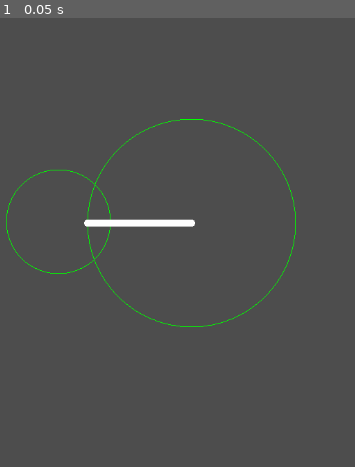
Above: before the commit, frame 1.
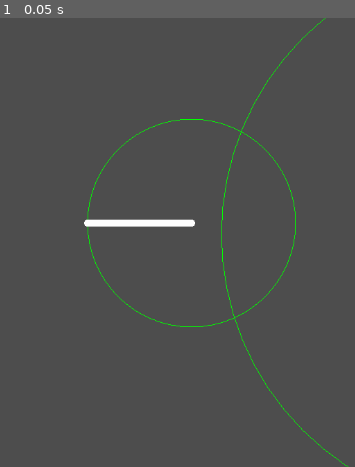
Above: after the commit, the same moment.

Repository: SashaMkrv/godot-4.3-constraint-movement
Game: Godot game, scene res://example-motion/scenes/mini-mathwork-scenes/obstacle-single.tscn
The game is run twice, just before and just after one commit, with the same random seed, the same clock (stepped at 60 frames per second) and the same inputs. The project has no main scene, so this scene is started directly.
Inputs:
- Up to frame 1 (0.05 s): no input

The runs differ from the first frame. In frame 1, 0.6% of the frame differs, in the area x 1-99%, y 0-100%.

Commit message:
do not multiply vector of correct length again

Diff:
--- a/example-motion/scenes/mini-mathwork-scenes/obstacle-single.tscn
+++ b/example-motion/scenes/mini-mathwork-scenes/obstacle-single.tscn
@@ -12,10 +12,10 @@
 
 [node name="Obstacle" type="Marker2D" parent="OneLinkObstacle"]
 unique_name_in_owner = true
-position = Vector2(-192, -2)
+position = Vector2(443, 16)
 script = ExtResource("1_yo8ic")
 fill = false
-radius = 75
+radius = 400
 
 [node name="Target" type="Marker2D" parent="OneLinkObstacle"]
 unique_name_in_owner = true
--- a/example-motion/scripts/scene-controllers/mini-mathwork/obstacle-single.gd
+++ b/example-motion/scripts/scene-controllers/mini-mathwork/obstacle-single.gd
@@ -140,8 +140,8 @@
 				obstacleLocation,
 				obstacleRadius
 			)
-			var upper: Vector2 = candidates[0] * distance
-			var lower: Vector2 = candidates[1] * distance
+			var upper: Vector2 = candidates[0]
+			var lower: Vector2 = candidates[1]
 
 			if (
 				upper.distance_to(current) <= lower.distance_to(current)
